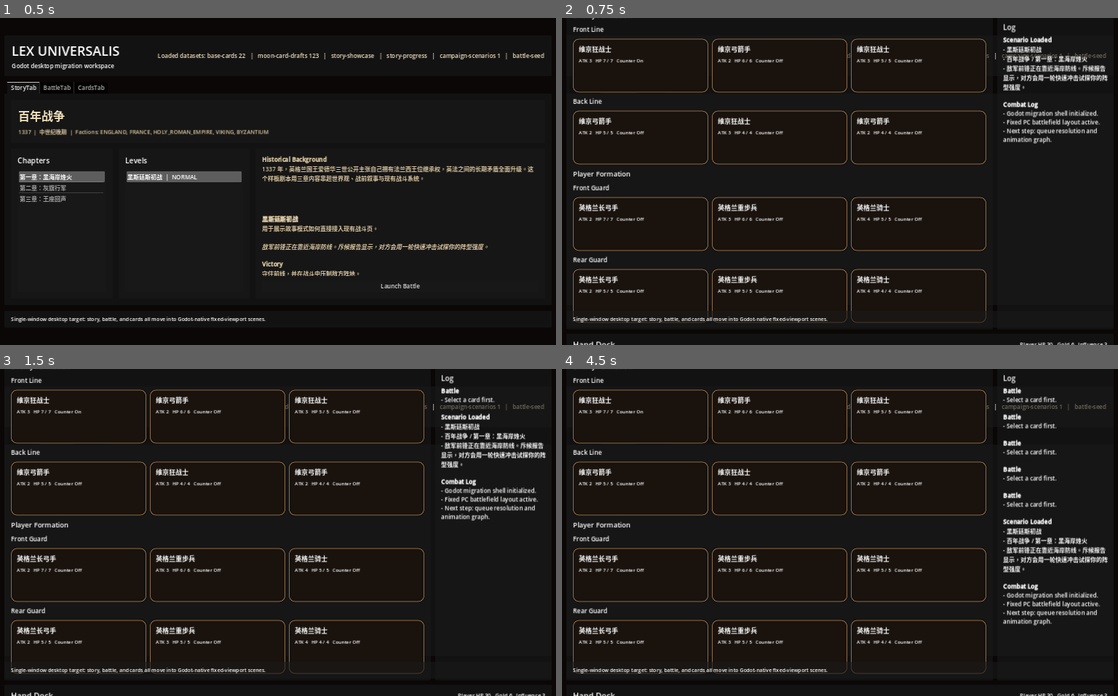
Above: before the commit, frames 1-4 (two rows, left to right).
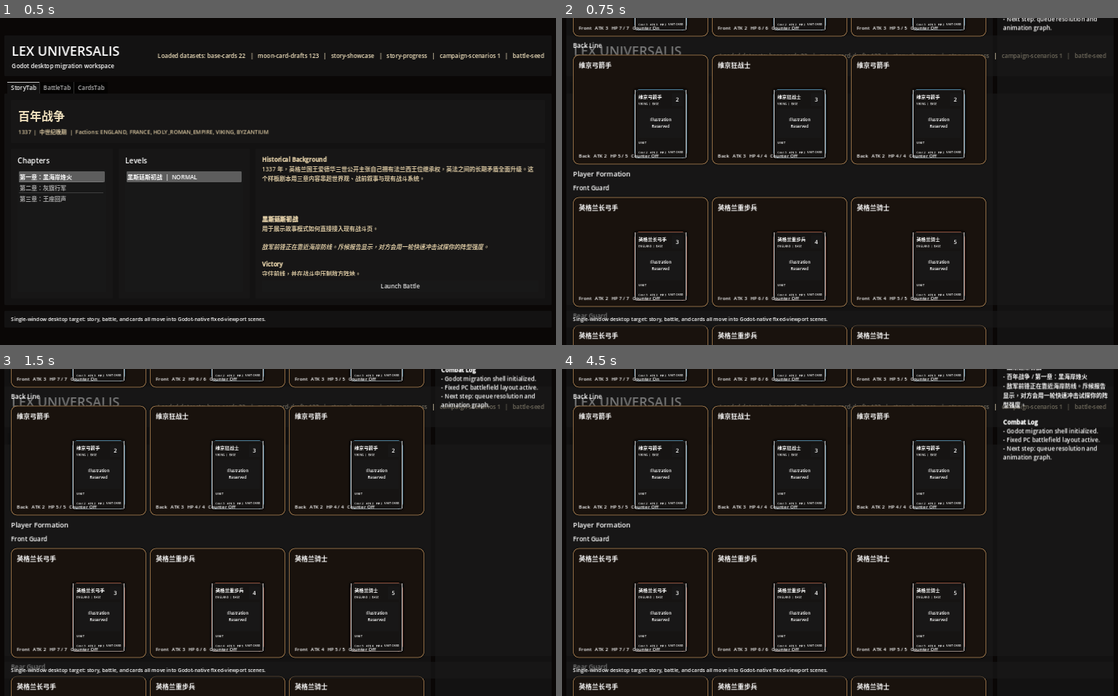
Above: after the commit, the same moments.

Repository: emptyinkpot/Lex-Universalis
Game: Godot game, scene res://scenes/Main.tscn
Same seed, same stepped clock (60 frames per second), same inputs: the game is played once before the commit and once after it.
Inputs (mouse positions are in pixels of both pictures, inside the frame that each line leads up to):
- Up to frame 1 (0.5 s): no input
- Up to frame 2 (0.75 s): click "Launch Battle" at 0.5 s
- Up to frame 3 (1.5 s): tap Enter at 1.25 s; drag from (77, 418) to (333, 460) at 1.27 s
- Up to frame 4 (4.5 s): tap Space at 2, 3.5 s; drag from (778, 418) to (812, 597) at 2.02 s; tap Enter at 2.75, 4.25 s; move the mouse to (917, 418) at 2.77 s; click (917, 418) at 2.92 s; drag from (639, 489) to (667, 483) at 3.52 s; drag from (778, 489) to (867, 532) at 4.27 s

Frame 1 is identical in both runs. In frame 2, 12% of the frame differs, in the area x 1-99%, y 0-100%; in frame 3, 12%; in frame 4, 14%.

Commit message:
feat: add godot frontline blocking and slot cards

Diff:
--- a/godot/scenes/components/BattleSlot.tscn
+++ b/godot/scenes/components/BattleSlot.tscn
@@ -1,6 +1,7 @@
-[gd_scene load_steps=2 format=3 uid="uid://dgjiq0hhj0kam"]
+[gd_scene load_steps=3 format=3 uid="uid://dgjiq0hhj0kam"]
 
 [ext_resource type="Script" path="res://scripts/battle_slot.gd" id="1_1tq1m"]
+[ext_resource type="PackedScene" path="res://scenes/components/CardNode.tscn" id="2_7f4xk"]
 
 [node name="BattleSlot" type="PanelContainer"]
 custom_minimum_size = Vector2(0, 148)
@@ -23,6 +24,17 @@
 layout_mode = 2
 theme_override_font_sizes/font_size = 18
 
+[node name="OccupantWrap" type="CenterContainer" parent="Padding/Body"]
+custom_minimum_size = Vector2(0, 170)
+layout_mode = 2
+size_flags_vertical = 3
+
+[node name="OccupantAnchor" type="Control" parent="Padding/Body/OccupantWrap"]
+custom_minimum_size = Vector2(150, 210)
+layout_mode = 2
+size_flags_horizontal = 4
+size_flags_vertical = 4
+
 [node name="Stats" type="Label" parent="Padding/Body"]
 layout_mode = 2
 theme_override_font_sizes/font_size = 13
--- a/godot/scripts/battle_scene.gd
+++ b/godot/scripts/battle_scene.gd
@@ -141,6 +141,9 @@
 func _on_slot_pressed(slot_id: String) -> void:
 	if selected_hand_index < 0 or is_resolving:
 		_append_log("Battle", "Select a card first.")
+		return
+	if not _can_target_enemy_slot(slot_id):
+		_append_log("Battle", "Front line must be broken before attacking the back line.")
 		return
 	_clear_drag_preview()
 	_clear_drag_target_highlight()
@@ -194,6 +197,9 @@
 	_clear_drag_target_highlight()
 	if slot_id.is_empty():
 		return
+	if not _can_target_enemy_slot(slot_id):
+		_append_log("Battle", "Front line must be broken before attacking the back line.")
+		return
 	selected_hand_index = index
 	_on_slot_pressed(slot_id)
 
@@ -397,6 +403,7 @@
 		slot["faction"] = faction
 		slot["occupantCardId"] = str(card.get("id", ""))
 		slot["occupantName"] = str(card.get("name", slot.get("title", "Slot")))
+		slot["occupantCard"] = card
 		slot["attack"] = int(card.get("attack", max(1, int(card.get("cost", 1)))))
 		slot["maxHealth"] = max(int(slot.get("maxHealth", 0)), int(card.get("health", slot.get("health", 0))))
 		slot["health"] = int(slot.get("maxHealth", 0))
@@ -416,6 +423,7 @@
 		_append_log("Retaliation", "%s struck the player directly for %d." % [str(enemy_slot.get("occupantName", enemy_slot.get("title", "Slot"))), retaliation])
 		return
 	var mirror_id := str(mirror_slot.get("id", ""))
+	await _animate_slot_attack(str(enemy_slot.get("id", "")), mirror_id, mirror_slot)
 	mirror_slot["health"] = maxi(0, int(mirror_slot.get("health", 0)) - retaliation)
 	if rendered_slot_nodes.has(mirror_id):
 		_spawn_damage_text(rendered_slot_nodes[mirror_id], retaliation, true)
@@ -432,10 +440,16 @@
 		_append_log("Loss", "%s was destroyed." % str(mirror_slot.get("occupantName", mirror_slot.get("title", "Slot"))))
 
 func _find_player_slot_for_enemy(enemy_slot: Dictionary) -> Dictionary:
-	var enemy_row := str(enemy_slot.get("row", "front"))
 	var enemy_index := int(enemy_slot.get("index", -1))
+	if _has_alive_row(player_slots, "front"):
+		for slot in player_slots:
+			if str(slot.get("row", "")) == "front" and int(slot.get("index", -1)) == enemy_index and not bool(slot.get("collapsed", false)):
+				return slot
 	for slot in player_slots:
-		if str(slot.get("row", "")) == enemy_row and int(slot.get("index", -1)) == enemy_index and not bool(slot.get("collapsed", false)):
+		if int(slot.get("index", -1)) == enemy_index and not bool(slot.get("collapsed", false)):
+			return slot
+	for slot in player_slots:
+		if not bool(slot.get("collapsed", false)):
 			return slot
 	return {}
 
@@ -448,14 +462,17 @@
 			continue
 		var target: Dictionary = _find_player_slot_for_enemy(slot)
 		if target.is_empty():
+			await _animate_slot_attack(str(slot.get("id", "")), "", {})
 			player_state["health"] = maxi(0, int(player_state.get("health", 0)) - attack)
 			_spawn_damage_text(self, attack, true)
 			_append_log("Enemy Turn", "%s attacked the player for %d." % [str(slot.get("occupantName", slot.get("title", "Slot"))), attack])
 			continue
+		await _animate_slot_attack(str(slot.get("id", "")), str(target.get("id", "")), target)
 		target["health"] = maxi(0, int(target.get("health", 0)) - attack)
 		var target_id := str(target.get("id", ""))
 		if rendered_slot_nodes.has(target_id):
 			_spawn_damage_text(rendered_slot_nodes[target_id], attack, true)
+			await rendered_slot_nodes[target_id].play_hit_feedback()
 		_append_log("Enemy Turn", "%s attacked %s for %d." % [
 			str(slot.get("occupantName", slot.get("title", "Slot"))),
 			str(target.get("occupantName", target.get("title", "Slot"))),
@@ -466,6 +483,73 @@
 			if rendered_slot_nodes.has(target_id):
 				await _play_slot_break(target_id)
 			_append_log("Loss", "%s was destroyed." % str(target.get("occupantName", target.get("title", "Slot"))))
+
+func _has_alive_row(slots: Array, row_name: String) -> bool:
+	for slot in slots:
+		if str(slot.get("row", "")) == row_name and not bool(slot.get("collapsed", false)):
+			return true
+	return false
+
+func _can_target_enemy_slot(slot_id: String) -> bool:
+	var slot_index := _find_slot_index(slot_id)
+	if slot_index < 0:
+		return false
+	var slot := battle_slots[slot_index] as Dictionary
+	if bool(slot.get("collapsed", false)):
+		return false
+	if str(slot.get("row", "front")) == "front":
+		return true
+	return not _has_alive_row(battle_slots, "front")
+
+func _animate_slot_attack(attacker_slot_id: String, target_slot_id: String, target_slot: Dictionary) -> void:
+	if not rendered_slot_nodes.has(attacker_slot_id):
+		return
+	var attacker_slot := rendered_slot_nodes[attacker_slot_id] as Control
+	if attacker_slot == null:
+		return
+	var ghost := CARD_NODE_SCENE.instantiate()
+	ghost.mouse_filter = Control.MOUSE_FILTER_IGNORE
+	ghost.custom_minimum_size = Vector2(170, 238)
+	overlay_layer.add_child(ghost)
+	var source_slot := _find_slot_by_id(attacker_slot_id)
+	ghost.call("setup", _build_slot_card_payload(source_slot))
+	ghost.scale = Vector2.ONE * 0.72
+	ghost.global_position = attacker_slot.global_position + Vector2(attacker_slot.size.x * 0.1, -8)
+	var destination := global_position + Vector2(size.x * 0.5 - 90, size.y - 260)
+	if not target_slot_id.is_empty() and rendered_slot_nodes.has(target_slot_id):
+		var target_control := rendered_slot_nodes[target_slot_id] as Control
+		destination = target_control.global_position + Vector2(target_control.size.x * 0.1, -8)
+	elif not target_slot.is_empty():
+		destination = Vector2(size.x * 0.45, size.y - 220)
+	var tween := create_tween()
+	tween.set_parallel(true)
+	tween.tween_property(ghost, "global_position", destination, 0.26)
+	tween.tween_property(ghost, "scale", Vector2.ONE * 0.66, 0.26)
+	tween.tween_property(ghost, "rotation", -0.08 if destination.x > ghost.global_position.x else 0.08, 0.2)
+	await tween.finished
+	ghost.queue_free()
+
+func _find_slot_by_id(slot_id: String) -> Dictionary:
+	for slot in battle_slots:
+		if str(slot.get("id", "")) == slot_id:
+			return slot
+	for slot in player_slots:
+		if str(slot.get("id", "")) == slot_id:
+			return slot
+	return {}
+
+func _build_slot_card_payload(slot: Dictionary) -> Dictionary:
+	if slot.has("occupantCard") and slot.get("occupantCard", null) is Dictionary:
+		return (slot.get("occupantCard", {}) as Dictionary).duplicate(true)
+	return {
+		"name": str(slot.get("occupantName", slot.get("title", "Unit"))),
+		"type": "UNIT",
+		"faction": str(slot.get("faction", "NEUTRAL")),
+		"cost": 0,
+		"attack": int(slot.get("attack", 0)),
+		"health": int(slot.get("health", 0)),
+		"description": "Battlefield unit",
+	}
 
 func _spawn_damage_text(target_node: Control, amount: int, counter: bool) -> void:
 	if target_node == null:
@@ -498,4 +582,6 @@
 	tween.tween_property(slot_node, "scale", Vector2.ONE * 0.92, 0.16)
 	tween.tween_property(slot_node, "modulate", Color(0.65, 0.55, 0.5, 0.0), 0.32)
 	tween.tween_property(crack, "modulate", Color(1, 1, 1, 0), 0.26)
+	if slot_node.has_method("play_death_feedback"):
+		slot_node.call("play_death_feedback")
 	await tween.finished
--- a/godot/scripts/battle_slot.gd
+++ b/godot/scripts/battle_slot.gd
@@ -2,9 +2,12 @@
 
 signal slot_pressed(slot_id: String)
 
+const CARD_NODE_SCENE := preload("res://scenes/components/CardNode.tscn")
+
 var slot_id := ""
 var is_armed := false
 var is_hovered := false
+var occupant_card_node: Control
 
 func _ready() -> void:
 	gui_input.connect(_on_gui_input)
@@ -16,14 +19,26 @@
 	is_armed = armed
 	var title_label: Label = get_node("Padding/Body/Title")
 	var stats_label: Label = get_node("Padding/Body/Stats")
+	var occupant_anchor: Control = get_node("Padding/Body/OccupantWrap/OccupantAnchor")
 	var occupant_name := str(slot.get("occupantName", ""))
 	title_label.text = occupant_name if not occupant_name.is_empty() else str(slot.get("title", "Slot"))
-	stats_label.text = "ATK %d   HP %d / %d   Counter %s" % [
+	stats_label.text = "%s   ATK %d   HP %d / %d   Counter %s" % [
+		"Front" if str(slot.get("row", "front")) == "front" else "Back",
 		int(slot.get("attack", 0)),
 		int(slot.get("health", 0)),
 		int(slot.get("maxHealth", 0)),
 		"On" if bool(slot.get("counterArmed", false)) else "Off",
 	]
+	for child in occupant_anchor.get_children():
+		child.queue_free()
+	if slot.has("occupantCard"):
+		occupant_card_node = CARD_NODE_SCENE.instantiate()
+		occupant_card_node.mouse_filter = Control.MOUSE_FILTER_IGNORE
+		occupant_card_node.custom_minimum_size = occupant_anchor.custom_minimum_size
+		occupant_card_node.scale = Vector2.ONE * 0.68
+		occupant_anchor.add_child(occupant_card_node)
+		occupant_card_node.position = Vector2(occupant_anchor.custom_minimum_size.x * 0.16, 0)
+		occupant_card_node.call("setup", slot.get("occupantCard", {}))
 	_apply_style(armed)
 
 func play_hit_feedback() -> void:
@@ -31,11 +46,25 @@
 	tween.set_parallel(true)
 	tween.tween_property(self, "scale", Vector2.ONE * 1.04, 0.08)
 	tween.tween_property(self, "modulate", Color("ffd7a1"), 0.08)
+	if occupant_card_node != null:
+		tween.tween_property(occupant_card_node, "rotation", 0.06, 0.08)
 	await tween.finished
 	var settle := create_tween()
 	settle.set_parallel(true)
 	settle.tween_property(self, "scale", Vector2.ONE, 0.14)
 	settle.tween_property(self, "modulate", Color.WHITE, 0.14)
+	if occupant_card_node != null:
+		settle.tween_property(occupant_card_node, "rotation", 0.0, 0.14)
+
+func play_death_feedback() -> void:
+	var tween := create_tween()
+	tween.set_parallel(true)
+	tween.tween_property(self, "modulate", Color(0.65, 0.55, 0.5, 0.0), 0.28)
+	tween.tween_property(self, "scale", Vector2.ONE * 0.9, 0.28)
+	if occupant_card_node != null:
+		tween.tween_property(occupant_card_node, "rotation", -0.12, 0.2)
+		tween.tween_property(occupant_card_node, "modulate", Color(1, 1, 1, 0), 0.24)
+	await tween.finished
 
 func _on_gui_input(event: InputEvent) -> void:
 	if event is InputEventMouseButton and event.button_index == MOUSE_BUTTON_LEFT and event.pressed:
